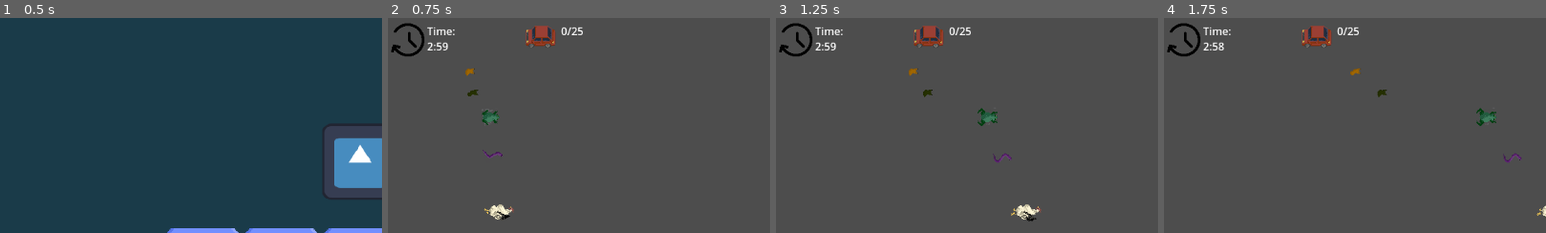
Above: before the commit, frames 1-4 (left to right).
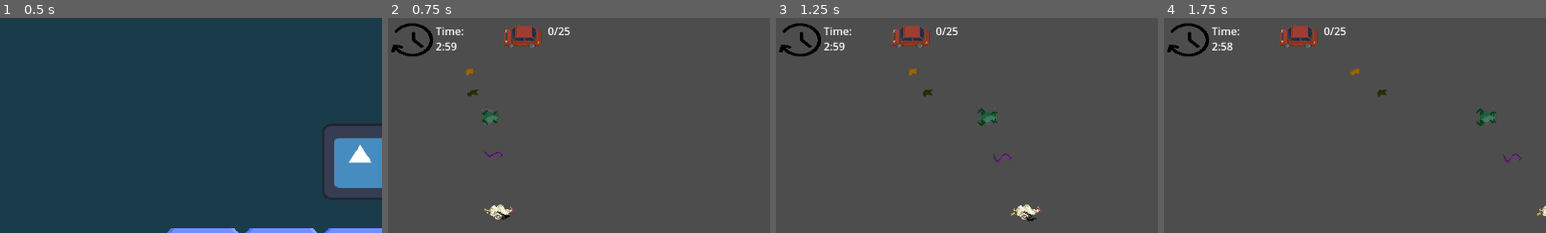
Above: after the commit, the same moments.

Repository: Skyepulse/LudumDare56
Game: Godot game, scene res://Level Scenes/control.tscn
Two runs of this game, one before a commit and one after it. Both use one fixed random seed, a clock stepped at 60 frames per second and the inputs below. The engine's default icon, where the game draws it, is replaced by a stand-in: a white triangle on a blue panel in a dark square.
Inputs (mouse positions are % of the whole screen's width and height, from its top left):
- Up to frame 1 (0.5 s): no input
- Up to frame 2 (0.75 s): click (27, 58) at 0.5 s
- Up to frame 3 (1.25 s): no input
- Up to frame 4 (1.75 s): move the mouse to (18, 13) at 1.27 s; click (18, 13) at 1.42 s
The pictures show only the part of the screen within x 0-50%, y 0-50%; the shares and areas given below are measured in that part.

Frame 1 is identical in both runs. In frame 2, 2.1% of the frame differs, in the area x 1-51%, y 2-18%; in frame 3, 2.1%; in frame 4, 2.1%.

Commit message:
small changes

Diff:
--- a/PrefabScenes/level_info_ui.tscn
+++ b/PrefabScenes/level_info_ui.tscn
@@ -58,8 +58,9 @@
 text = "00:00"
 
 [node name="Control" type="Control" parent="Control/Control/HBoxContainer"]
+custom_minimum_size = Vector2(30, 0)
 layout_mode = 2
-size_flags_horizontal = 3
+size_flags_horizontal = 4
 
 [node name="Points" type="HBoxContainer" parent="Control/Control/HBoxContainer"]
 layout_mode = 2
